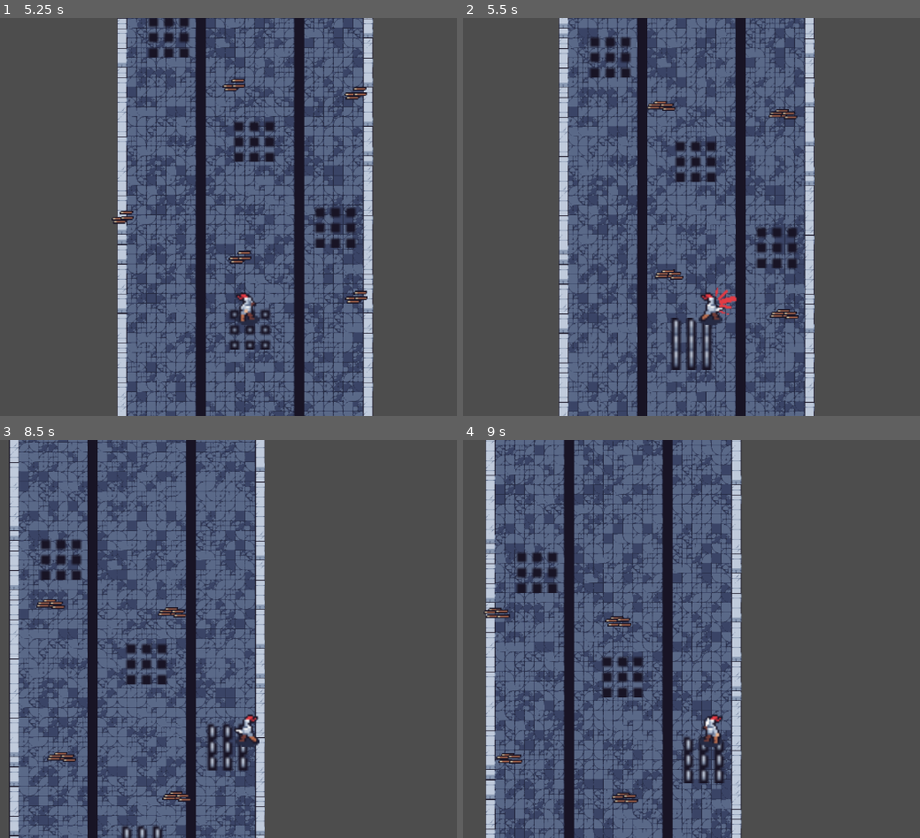
Above: before the commit, frames 1-4 (two rows, left to right).
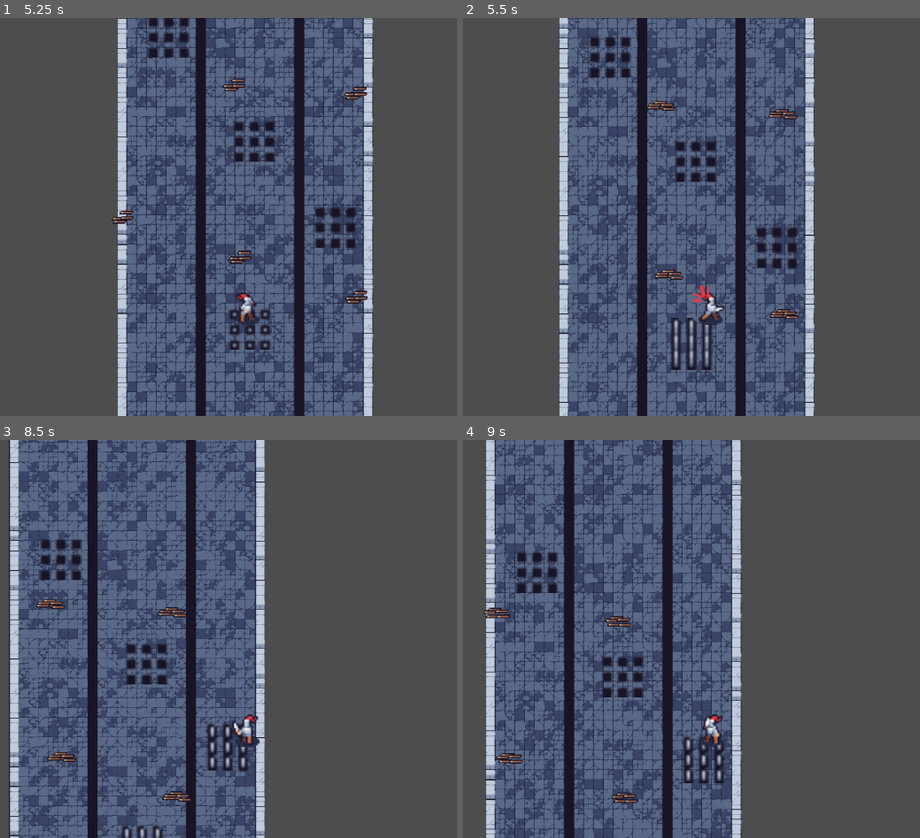
Above: after the commit, the same moments.

Repository: Arsen-Lovecraft/roguelite-runner
Game: Godot game, scene res://_utests_and_debug_instruments/test_player/test.tscn
Same seed, same stepped clock (60 frames per second), same inputs: the game is played once before the commit and once after it.
Inputs (mouse positions are in pixels of both pictures, inside the frame that each line leads up to):
- Up to frame 1 (5.25 s): move the mouse to (210, 296) at 0.52 s; press the mouse at (210, 296) at 0.53 s; hold D (turn_right) 0.53-2.03 s; move the mouse to (outside the picture) at 1.27 s; release the mouse at (outside the picture) at 1.28 s; click (outside the picture) at 1.35 s; move the mouse to (36, 157) at 2.02 s; press the mouse at (36, 157) at 2.03 s; hold A (turn_left) 2.03-4.28 s; move the mouse to (283, 217) at 2.77 s; release the mouse at (283, 217) at 2.78 s; click (283, 217) at 2.85 s; move the mouse to (141, 117) at 3.52 s; press the mouse at (141, 117) at 3.53 s; move the mouse to (402, 197) at 4.27 s; release the mouse at (402, 197) at 4.28 s; hold D (turn_right) from 4.28 s (still down); click (402, 197) at 4.35 s; move the mouse to (105, 236) at 5.02 s; press the mouse at (105, 236) at 5.03 s
- Up to frame 2 (5.5 s): keep holding D (turn_right)
- Up to frame 3 (8.5 s): move the mouse to (319, 551) at 5.77 s; release the mouse at (319, 551) at 5.78 s; click (319, 551) at 5.85 s; move the mouse to (210, 718) at 6.52 s; press the mouse at (210, 718) at 6.53 s; move the mouse to (outside the picture) at 7.27 s; release the mouse at (outside the picture) at 7.28 s; click (outside the picture) at 7.35 s; move the mouse to (36, 579) at 8.02 s; release D (turn_right) at 8.03 s; press the mouse at (36, 579) at 8.03 s; hold A (turn_left) from 8.03 s (still down)
- Up to frame 4 (9 s): keep holding A (turn_left); move the mouse to (746, 639) at 8.77 s; release the mouse at (746, 639) at 8.78 s; click (746, 639) at 8.85 s

Frame 1 is identical in both runs. In frame 2, 0.2% of the frame differs, in the area x 50-60%, y 67-75%; in frame 3, 0.1%; in frame 4, nothing differs.

Commit message:
Encapsulate player animation in specific player animation script

Diff:
--- a/scenes/ps_player.gd
+++ b/scenes/ps_player.gd
@@ -1,50 +1,45 @@
 class_name Player
 extends CharacterBody2D
 
-var _player_data: RPlayerData = preload("res://godot_resources/r_player_data.tres")
-
-@onready var _animation_state_machine_playback: AnimationNodeStateMachinePlayback = %PlayerAnimationTree.get("parameters/AnimationNodeStateMachine/playback")
-@onready var _vfx_animation_player: AnimationPlayer = %VFXAnimationPlayer
+var player_data: RPlayerData = preload("res://godot_resources/r_player_data.tres")
 
 func _ready() -> void:
-	_vfx_animation_player.speed_scale = 2.0
 	_connect_signals()
 
 func _physics_process(_delta: float) -> void:
 	_move_player()
 	_handle_steering()
 	_handle_smashing()
-	_handle_animation()
 	velocity = velocity.clamp(
-		Vector2(-_player_data.steering_velocity,-_player_data.velocity),
-		Vector2(_player_data.steering_velocity,0)
+		Vector2(-player_data.steering_velocity,-player_data.velocity),
+		Vector2(player_data.steering_velocity,0)
 		)
 	@warning_ignore("return_value_discarded")
 	move_and_slide()
 
 func _connect_signals() -> void:
-	if _player_data.player_dead.connect(_on_player_dead): printerr("Fail: ",get_stack())
+	if player_data.player_dead.connect(_on_player_dead): printerr("Fail: ",get_stack())
 	if EventBus.player_damaged.connect(_on_player_damaged): printerr("Fail: ",get_stack())
 
 func _move_player() -> void:
-	if(_player_data.velocity > -velocity.y):
-		velocity += Vector2(0,-_player_data.velocity/5)
+	if(player_data.velocity > -velocity.y):
+		velocity += Vector2(0,-player_data.velocity/5)
 
 func _handle_steering() -> void:
 	if(Input.is_action_pressed("turn_right")):
 		#TEST
-		_player_data.steering_velocity -= 1.0
-		_player_data.velocity -= 1.0
+		player_data.steering_velocity -= 1.0
+		player_data.velocity -= 1.0
 		#TEST
-		if(_player_data.steering_velocity > velocity.x):
-			velocity += Vector2(_player_data.steering_velocity/5, 0)
+		if(player_data.steering_velocity > velocity.x):
+			velocity += Vector2(player_data.steering_velocity/5, 0)
 	elif(Input.is_action_pressed("turn_left")):
 		#TEST
-		_player_data.steering_velocity += 1.0
-		_player_data.velocity += 1.0
+		player_data.steering_velocity += 1.0
+		player_data.velocity += 1.0
 		#TEST
-		if(_player_data.steering_velocity > -velocity.x):
-			velocity += Vector2(-_player_data.steering_velocity/5, 0)
+		if(player_data.steering_velocity > -velocity.x):
+			velocity += Vector2(-player_data.steering_velocity/5, 0)
 	else:
 		if(abs(velocity.x) > 1):
 			velocity.x = lerp(velocity.x, 0.0, 0.15)
@@ -55,62 +50,9 @@
 	if(Input.is_action_pressed("smash")):
 		pass
 
-func _handle_animation() -> void:
-	_update_animations_speed()
-	if(_player_data.hp <=0):
-		if(_animation_state_machine_playback.get_current_node() == "steering_up" or
-		_animation_state_machine_playback.get_current_node() == "smash_up"):
-			_animation_state_machine_playback.start("death_up")
-		elif(_animation_state_machine_playback.get_current_node() == "steering_left" or
-		_animation_state_machine_playback.get_current_node() == "smash_left"):
-			_animation_state_machine_playback.start("death_left")
-		elif(_animation_state_machine_playback.get_current_node() == "steering_right" or
-		_animation_state_machine_playback.get_current_node() == "smash_right"):
-			_animation_state_machine_playback.start("death_right")
-		return
-
-	if(velocity.x > 30):
-		_animation_state_machine_playback.travel("steering_right")
-	elif(velocity.x < -30):
-		_animation_state_machine_playback.travel("steering_left")
-	elif(_animation_state_machine_playback.get_current_node() != "smash_up" and
-	_animation_state_machine_playback.get_current_node() != "smash_left" and
-	_animation_state_machine_playback.get_current_node() != "smash_right"):
-		_animation_state_machine_playback.travel("steering_up")
-
-	if(Input.is_action_just_pressed("smash")):
-		if(_animation_state_machine_playback.get_current_node() == "steering_up"):
-			_animation_state_machine_playback.travel("smash_up")
-		elif(_animation_state_machine_playback.get_current_node() == "steering_left"):
-			_animation_state_machine_playback.travel("smash_left")
-		elif(_animation_state_machine_playback.get_current_node() == "steering_right"):
-			_animation_state_machine_playback.travel("smash_right")
-
-func _update_animations_speed() -> void:
-	if(_animation_state_machine_playback.get_current_node() == "steering_up"):
-		%PlayerAnimationTree.set("parameters/TimeScale/scale", get_animation_speed_coef(_player_data.velocity))
-	elif(_animation_state_machine_playback.get_current_node() == "steering_left"
-	or _animation_state_machine_playback.get_current_node() == "steering_right"):
-		%PlayerAnimationTree.set("parameters/TimeScale/scale", get_animation_speed_coef(_player_data.steering_velocity))
-	else:
-		%PlayerAnimationTree.set("parameters/TimeScale/scale", 1.0)
-
-func get_animation_speed_coef(current_speed: float,lowest_coef: float = 0.25,highest_coef: float = 3.0,
-							lowest_speed: float = 25,highest_speed: float = 300) -> float:
-		if(current_speed == 0):
-			return 0.0
-		var linear_derivatve: float = (highest_coef - lowest_coef)/(highest_speed - lowest_speed)
-		return clamp(linear_derivatve * current_speed + lowest_coef,lowest_coef, highest_coef)
-
 func _on_player_dead() -> void:
-	_player_data.velocity = 0
-	_player_data.steering_velocity = 0
-	await get_tree().create_timer(1.0).timeout
-	print("You are dead")
+	player_data.velocity = 0
+	player_data.steering_velocity = 0
 
 func _on_player_damaged(damage: float) -> void:
-	if (randi_range(0,1) == 0 and !_vfx_animation_player.is_playing()):
-		_vfx_animation_player.play("blood_left")
-	elif(!_vfx_animation_player.is_playing()):
-		_vfx_animation_player.play("blood_up")
-	_player_data.hp -= damage
+	player_data.hp -= damage
--- a/scenes/ps_player.tscn
+++ b/scenes/ps_player.tscn
@@ -1,16 +1,17 @@
-[gd_scene load_steps=30 format=3 uid="uid://dabytd6kvn500"]
+[gd_scene load_steps=31 format=3 uid="uid://dabytd6kvn500"]
 
 [ext_resource type="Script" path="res://scenes/ps_player.gd" id="1_2nhf7"]
-[ext_resource type="Texture2D" uid="uid://cds2866uuelrc" path="res://assets/knight/shadow.png" id="2_helvp"]
+[ext_resource type="Texture2D" uid="uid://cds2866uuelrc" path="res://assets/sfx_and_traps/shadow.png" id="2_helvp"]
 [ext_resource type="Texture2D" uid="uid://dqs240qimi3x1" path="res://assets/knight/steering_up.png" id="2_nrv1g"]
 [ext_resource type="Texture2D" uid="uid://cnqnvmdpm8r7u" path="res://assets/knight/death_left.png" id="3_6mmwh"]
-[ext_resource type="Texture2D" uid="uid://c8q7x28hyquhq" path="res://assets/knight/blood_left.png" id="4_wjm6y"]
+[ext_resource type="Texture2D" uid="uid://c8q7x28hyquhq" path="res://assets/sfx_and_traps/blood_left.png" id="4_wjm6y"]
 [ext_resource type="Texture2D" uid="uid://cqglkfdh0qhv7" path="res://assets/knight/death_up.png" id="5_0ldkv"]
 [ext_resource type="Texture2D" uid="uid://cj24r1hnuuhbp" path="res://assets/knight/smash_left.png" id="6_f1pvw"]
 [ext_resource type="Texture2D" uid="uid://c3h6erp0b3jbd" path="res://assets/knight/smash_up.png" id="7_kj4qc"]
 [ext_resource type="Texture2D" uid="uid://dih3s0l0802g1" path="res://assets/knight/steering_left.png" id="8_jubvx"]
-[ext_resource type="Texture2D" uid="uid://d3os6cnu1b6lu" path="res://assets/knight/blood_up.png" id="10_b4blt"]
-[ext_resource type="AnimationNodeStateMachine" uid="uid://c8yj1mffk6yc0" path="res://godot_resources/ps_player_animation_tree.tres" id="10_pfluq"]
+[ext_resource type="Texture2D" uid="uid://d3os6cnu1b6lu" path="res://assets/sfx_and_traps/blood_up.png" id="10_b4blt"]
+[ext_resource type="AnimationNodeStateMachine" uid="uid://c8yj1mffk6yc0" path="res://godot_resources/animations_state_machines/ps_player_animation_tree.tres" id="10_pfluq"]
+[ext_resource type="Script" path="res://scenes/ps_player_animation_tree.gd" id="11_5s1ih"]
 
 [sub_resource type="CapsuleShape2D" id="CapsuleShape2D_okrtc"]
 height = 50.0
@@ -870,15 +871,15 @@
 
 [node name="ShadowSprite2D" type="Sprite2D" parent="."]
 position = Vector2(1, 17)
-scale = Vector2(1e-05, 1e-05)
+scale = Vector2(3, 3)
 texture = ExtResource("2_helvp")
 
 [node name="PlayerSprite2D" type="Sprite2D" parent="."]
 position = Vector2(1, 6)
 scale = Vector2(2.75, 2.75)
-texture = ExtResource("3_6mmwh")
-hframes = 8
-frame = 7
+texture = ExtResource("2_nrv1g")
+hframes = 6
+frame = 1
 
 [node name="BloodVFXSprite2D" type="Sprite2D" parent="."]
 visible = false
@@ -897,11 +898,10 @@
 playback_auto_capture = false
 
 [node name="PlayerAnimationTree" type="AnimationTree" parent="."]
-unique_name_in_owner = true
-root_node = NodePath("%PlayerAnimationTree/..")
 tree_root = SubResource("AnimationNodeBlendTree_u16v3")
 anim_player = NodePath("../PlayerAnimationPlayer")
 parameters/TimeScale/scale = 1.0
+script = ExtResource("11_5s1ih")
 
 [node name="VFXAnimationPlayer" type="AnimationPlayer" parent="."]
 unique_name_in_owner = true
--- /dev/null
+++ b/scenes/ps_player_animation_tree.gd
@@ -0,0 +1,71 @@
+extends AnimationTree
+
+@onready var _player: Player = (get_parent() as Player)
+@onready var _player_data: RPlayerData = _player.player_data
+@onready var _animation_state_machine_playback: AnimationNodeStateMachinePlayback = \
+	(self as AnimationTree).get("parameters/AnimationNodeStateMachine/playback")
+@onready var _vfx_animation_player: AnimationPlayer = %VFXAnimationPlayer
+
+func _ready() -> void:
+	_vfx_animation_player.speed_scale = 2.0
+	_connect_signals()
+
+func _physics_process(_delta: float) -> void:
+	_update_animations_speed()
+	if(_player_data.hp <=0):
+		return
+
+	if(_player.velocity.x > 30):
+		_animation_state_machine_playback.travel("steering_right")
+	elif(_player.velocity.x < -30):
+		_animation_state_machine_playback.travel("steering_left")
+	elif(_animation_state_machine_playback.get_current_node() != "smash_up" and
+	_animation_state_machine_playback.get_current_node() != "smash_left" and
+	_animation_state_machine_playback.get_current_node() != "smash_right"):
+		_animation_state_machine_playback.travel("steering_up")
+
+	if(Input.is_action_just_pressed("smash")):
+		if(_animation_state_machine_playback.get_current_node() == "steering_up"):
+			_animation_state_machine_playback.travel("smash_up")
+		elif(_animation_state_machine_playback.get_current_node() == "steering_left"):
+			_animation_state_machine_playback.travel("smash_left")
+		elif(_animation_state_machine_playback.get_current_node() == "steering_right"):
+			_animation_state_machine_playback.travel("smash_right")
+
+func _update_animations_speed() -> void:
+	if(_animation_state_machine_playback.get_current_node() == "steering_up"):
+		(self as AnimationTree).set("parameters/TimeScale/scale", get_animation_speed_coef(_player_data.velocity))
+	elif(_animation_state_machine_playback.get_current_node() == "steering_left"
+	or _animation_state_machine_playback.get_current_node() == "steering_right"):
+		(self as AnimationTree).set("parameters/TimeScale/scale", get_animation_speed_coef(_player_data.steering_velocity))
+	else:
+		(self as AnimationTree).set("parameters/TimeScale/scale", 1.0)
+
+func get_animation_speed_coef(current_speed: float,lowest_coef: float = 0.25,highest_coef: float = 3.0,
+							lowest_speed: float = 25,highest_speed: float = 300) -> float:
+		if(current_speed == 0):
+			return 0.0
+		var linear_derivatve: float = (highest_coef - lowest_coef)/(highest_speed - lowest_speed)
+		return clamp(linear_derivatve * current_speed + lowest_coef,lowest_coef, highest_coef)
+
+
+func _connect_signals() -> void:
+	if _player_data.player_dead.connect(_on_player_dead): printerr("Fail: ",get_stack())
+	if EventBus.player_damaged.connect(_on_player_damaged): printerr("Fail: ",get_stack())
+
+func _on_player_dead() -> void:
+	if(_animation_state_machine_playback.get_current_node() == "steering_up" or
+	_animation_state_machine_playback.get_current_node() == "smash_up"):
+		_animation_state_machine_playback.start("death_up")
+	elif(_animation_state_machine_playback.get_current_node() == "steering_left" or
+	_animation_state_machine_playback.get_current_node() == "smash_left"):
+		_animation_state_machine_playback.start("death_left")
+	elif(_animation_state_machine_playback.get_current_node() == "steering_right" or
+	_animation_state_machine_playback.get_current_node() == "smash_right"):
+		_animation_state_machine_playback.start("death_right")
+
+func _on_player_damaged(_damage: float) -> void:
+	if (randi_range(0,1) == 0 and !_vfx_animation_player.is_playing()):
+		_vfx_animation_player.play("blood_left")
+	elif(!_vfx_animation_player.is_playing()):
+		_vfx_animation_player.play("blood_up")
